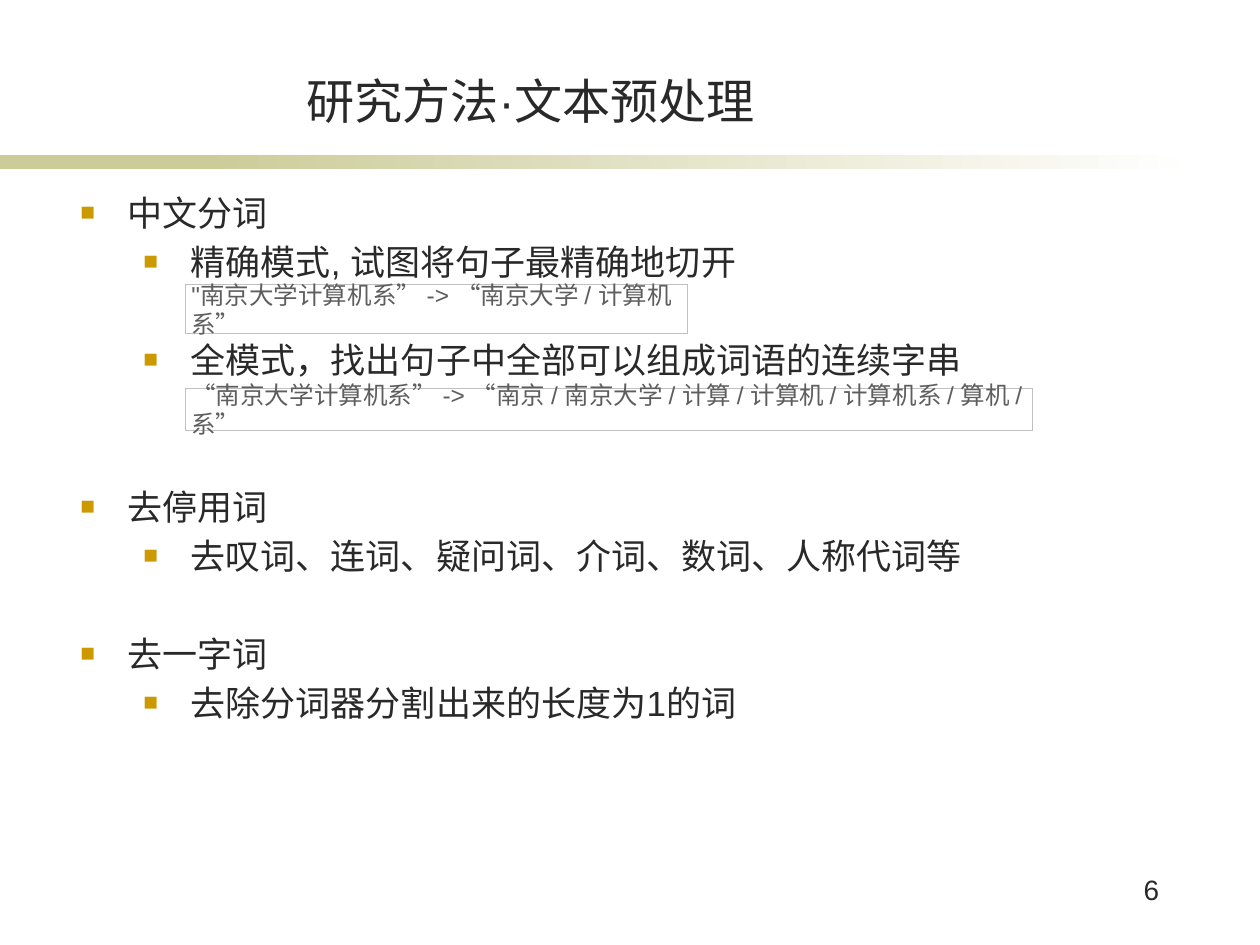
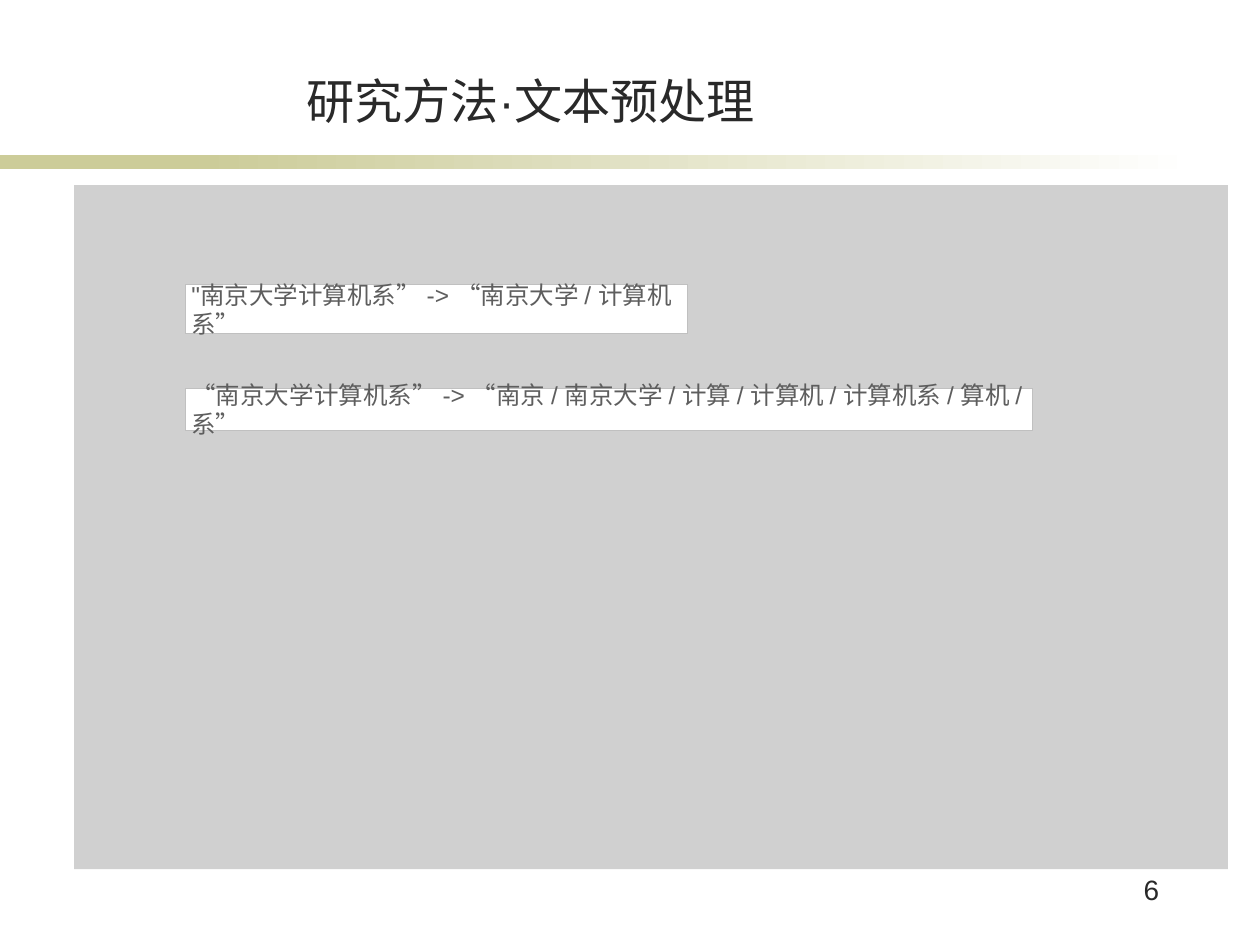
Before and after one commit to XuanBQ/SogouClientsPredict, a slide deck: slide 6 of bq_毕业答辩.pptx. Drawn at 1260x945 pixels with LibreOffice and Linux fonts; fonts in the diff are those of the drawing; grey boxes stand for pictures; background and template pictures are left out. Boxes give left, top, right and bottom in pixels: in the first picture for what was removed or moved away, otherwise in the second. Text is boxed around its words. In the diff, an @@ line names an element or a change of style, - is before the commit and + after.

```diff
--- a/bq_毕业答辩.pptx
+++ b/bq_毕业答辩.pptx
@@ picture added at [74,185,1228,869] @@
@@ text removed at [128,196,962,719] @@
-■ 中文分词
-  ■ 精确模式, 试图将句子最精确地切开
-  ■ 全模式，找出句子中全部可以组成词语的连续字串
-■ 去停用词
-  ■ 去叹词、连词、疑问词、介词、数词、人称代词等
-■ 去一字词
-  ■ 去除分词器分割出来的长度为1的词
```
Also in this commit, not shown: 13 other slides changed, 2 slides added, 1 slide removed, 4 other files.
